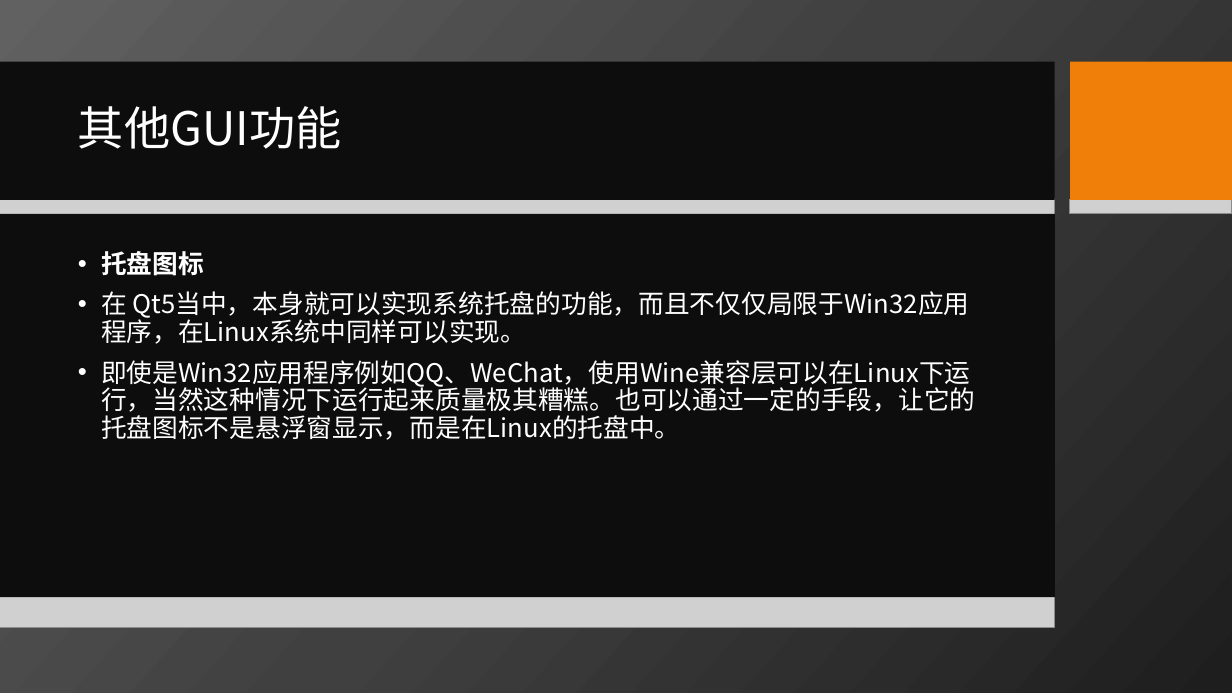
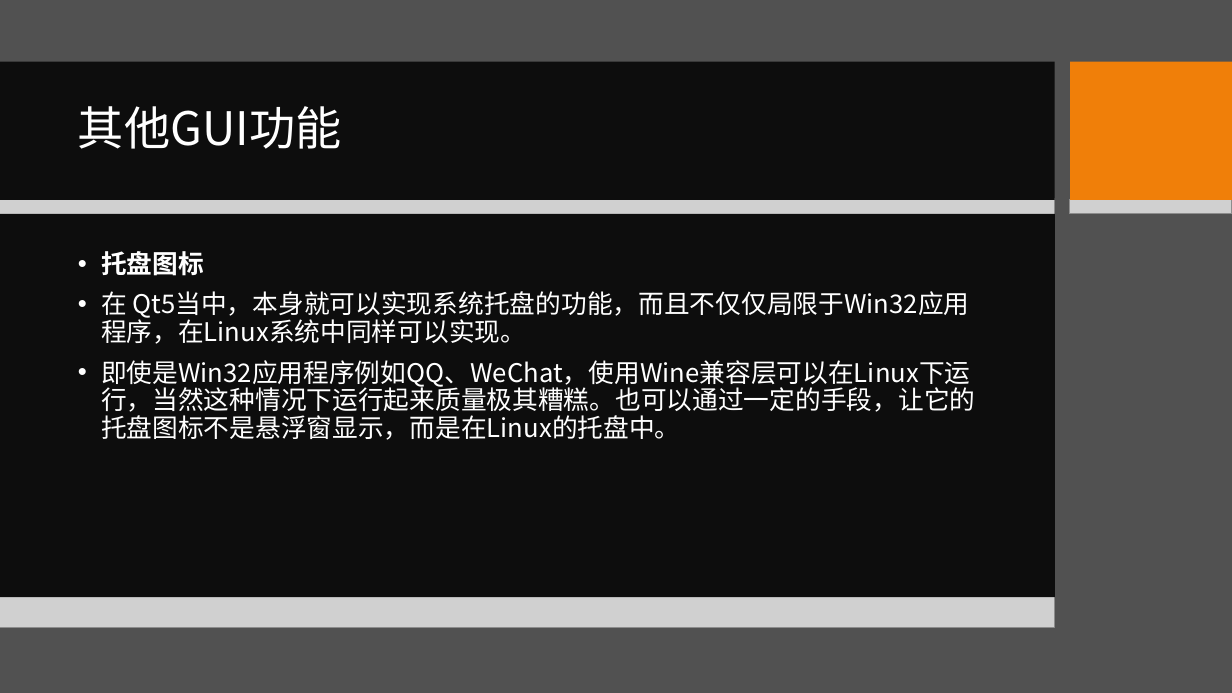
Before and after one commit to iamywang/Campus-Guide-System, a slide deck: slide 13 of Docs/校园导游系统演示.pptx (slide 11 before the commit). Drawn at 1232x693 pixels with LibreOffice and Linux fonts; fonts in the diff are those of the drawing; grey boxes stand for pictures; background and template pictures are left out. Boxes give left, top, right and bottom in pixels: in the first picture for what was removed or moved away, otherwise in the second. Text is boxed around its words. In the diff, an @@ line names an element or a change of style, - is before the commit and + after.

Commit message:
功能实现

```diff
--- a/Docs/校园导游系统演示.pptx
+++ b/Docs/校园导游系统演示.pptx
@@ rectangle at bbox=[0, 0, 1232, 693]: fill gradient #626262 to #414141 to #1F1F1F to #515151 @@
```
Also in this commit, not shown: 8 other slides changed, 4 slides added, 7 other files.
